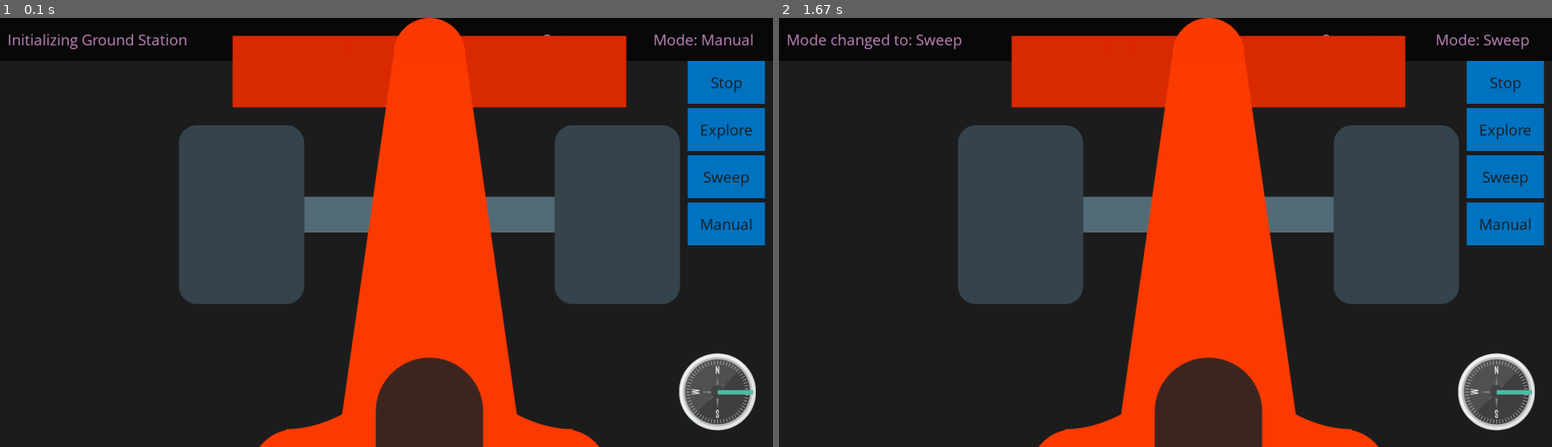
Above: before the commit, frames 1-2 (left to right).
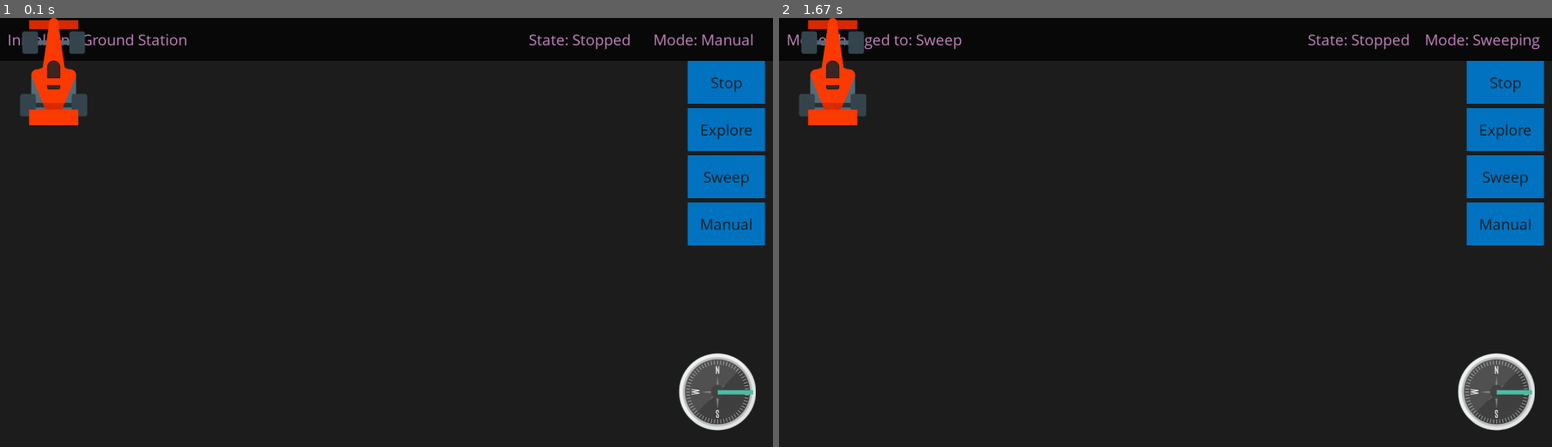
Above: after the commit, the same moments.

Repository: JackBlair87/HackTJ2021
Game: pygame game, started from ground_station/BotDisplay.py
Two runs of this game, one before a commit and one after it. Both use one fixed random seed, a clock stepped at 60 frames per second and the inputs below.
Inputs:
- Up to frame 1 (0.1 s): no input
- Up to frame 2 (1.67 s): click "Sweep" at 0.38 s

The runs differ from the first frame. In frame 1, 40% of the frame differs, in the area x 2-88%, y 0-100%; in frame 2, 40%, in the area x 2-99%, y 0-100%.

Commit message:
Reduced the size of Robot.png

Diff:
--- a/ground_station/BotDisplay.py
+++ b/ground_station/BotDisplay.py
@@ -77,8 +77,8 @@
     create_button_from_text("Sweep", .89, .1 + mode_button_y_diff * 2, .1, mode_button_height, mediumFont, text_color=BLACK, background_color=DBLUE)
     create_button_from_text("Manual", .89, .1 + mode_button_y_diff * 3, .1, mode_button_height, mediumFont, text_color=BLACK, background_color=DBLUE)
 
-    mode_label = draw_text("Mode: " + Mode.all_modes[mode], .91, top_row_y, text_color=PINK)
-    draw_text("State: " + State.all_states[robot.state], .75, top_row_y, text_color=PINK)
+    mode_label = draw_text("Mode: " + Mode.all_modes_english[mode], .91, top_row_y, text_color=PINK)
+    draw_text("State: " + State.all_states_english[robot.state], .75, top_row_y, text_color=PINK)
     draw_text(current_action, .01, top_row_y, basis_point='midleft', text_color=PINK)
     draw_compass(screen_width-175, screen_height-175)
 
@@ -100,7 +100,7 @@
 
     #change state depending on the mode
     if mode == Mode.manual:
-      if(get_time() - last_communication_time > 100): #What is this increment for?
+      if(get_time() - last_communication_time > 150): #What is this increment for?
         if(robot.change_state(state_from_key_press())): #returns true if necessary
           log_action("State changed to: " + State.all_states[robot.state] + ", transmission at: " + str(current_time))
           last_communication_time = get_time()
--- a/ground_station/Robot.py
+++ b/ground_station/Robot.py
@@ -13,6 +13,7 @@
   emergency_stop = 4
   #a list for easier debugging
   all_modes = ['Stop', 'Explore', 'Sweep', 'Manual', 'Emergency_stop']
+  all_modes_english = ['Stopped', 'Exploring', 'Sweeping', 'Manual', 'Emergency Stopped']
 
 class State():
   stop = 0
@@ -22,7 +23,7 @@
   turn_right = 4
   error = -1
   all_states = ['stop', 'forward', 'reverse', 'turn_left', 'turn_right', 'error']
-
+  all_states_english = ['Stopped', 'Advancing', 'Reversing', 'Turning Left', 'Turning Right', 'Erroring']
 
 
 class Robot:
@@ -38,7 +39,7 @@
         self.ycoord = y
         self.angle = angle
         self.dataPackets = []
-        self.communicator = Communicator(enabled = False)
+        self.communicator = Communicator(enabled = True)
         self.communicator.initiate_bluetooth()
         self.state = State.stop
 
Binary file changed: ground_station/assets/Robot.png
Not shown, changed: ground_station/.DS_Store
